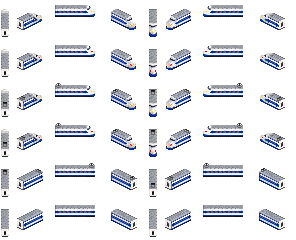
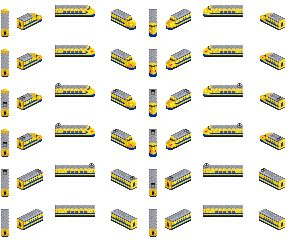
The second 296x240 image is a revision of the first. Changes to its layers:
showed group "12" (8 layers) over 1, 5, 285, 236
hid "Noses 10" over 4, 9, 262, 154
added layer "Lights 10 922" in group "10" over 39, 11, 263, 152
hid "Lights 10" over 39, 11, 263, 152
added layer "922 Series 10" in group "10" over 1, 5, 285, 236
